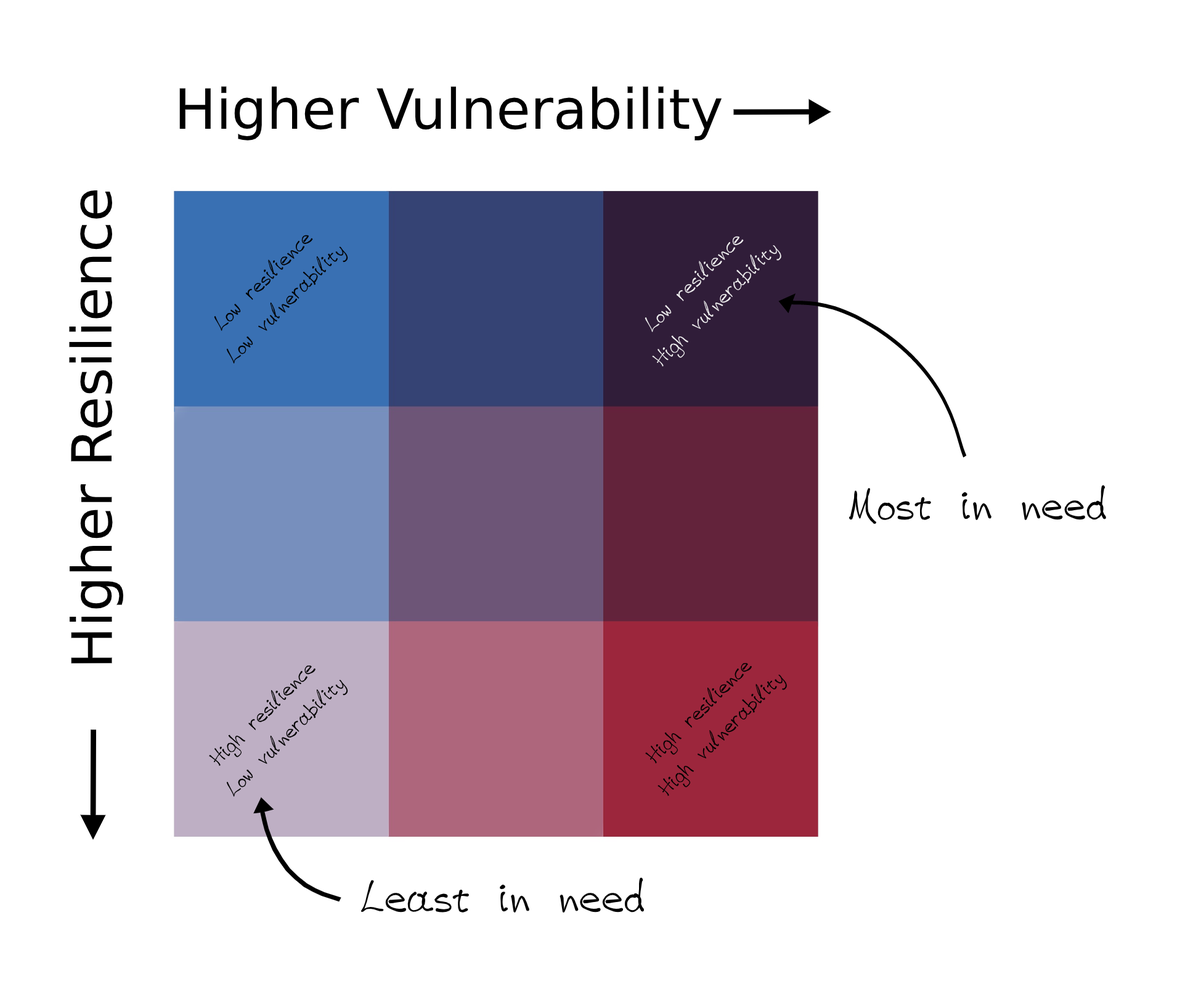
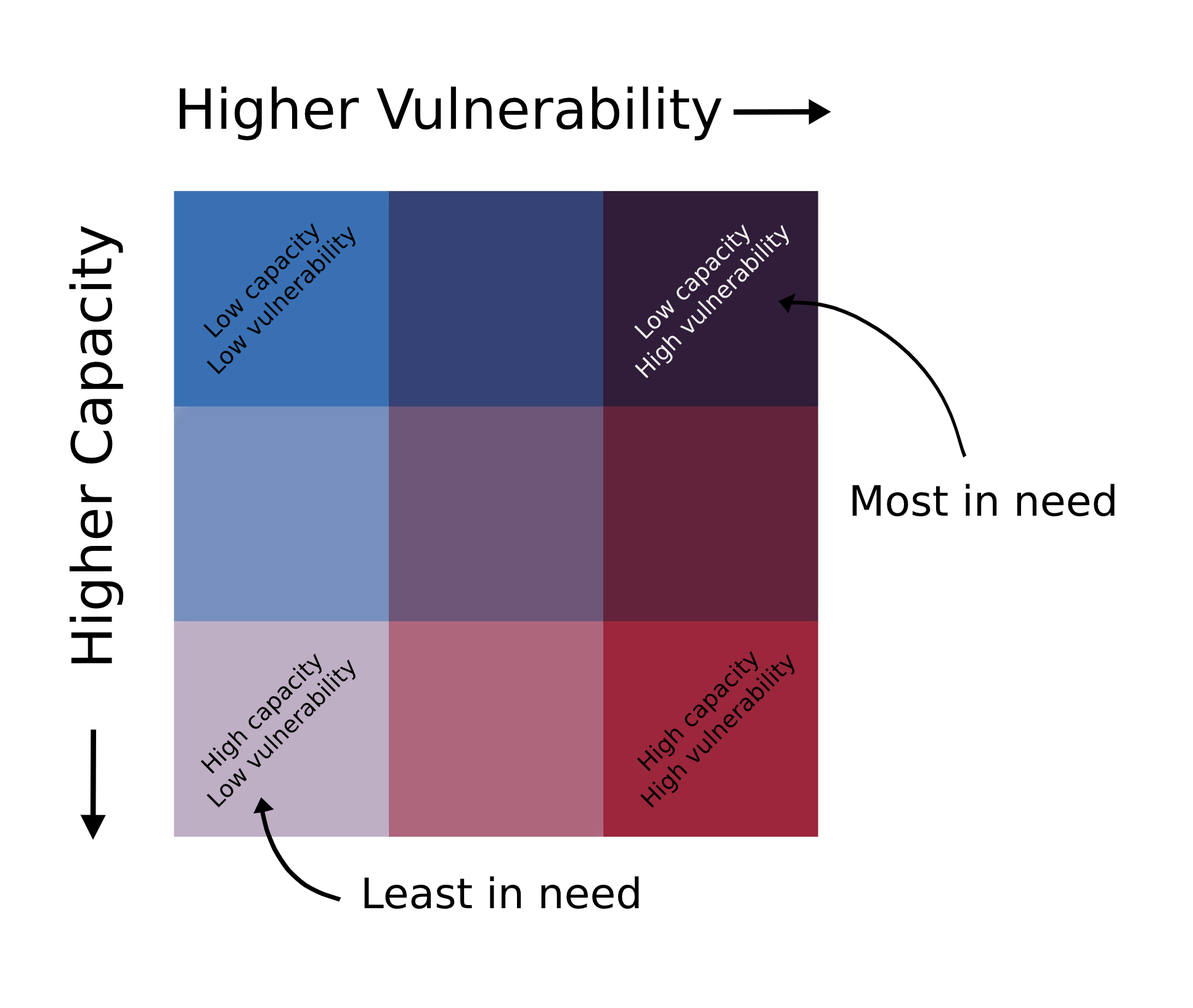
Comparing the layer stacks of the two 1193x1008 images. Changes:
painted on "Most in need" over [849, 483, 1116, 525]
painted on "Least in need" over [361, 876, 645, 913]
renamed "Higher Resilience" to "Higher Capacity", painted on it over [69, 190, 124, 664]
renamed "High resilience High vulnerabili" to "High capacity High vulnerabili", painted on it over [636, 650, 796, 809]
renamed "Low resilience High vulnerabilit" to "Low capacity High vulnerabilit", painted on it over [634, 224, 790, 379]
renamed "High resilience Low vulnerabilit" to "High capacity Low vulnerabilit", painted on it over [200, 653, 356, 809]
renamed "Low resilience Low vulnerability" to "Low capacity Low vulnerability", painted on it over [203, 223, 356, 375]
